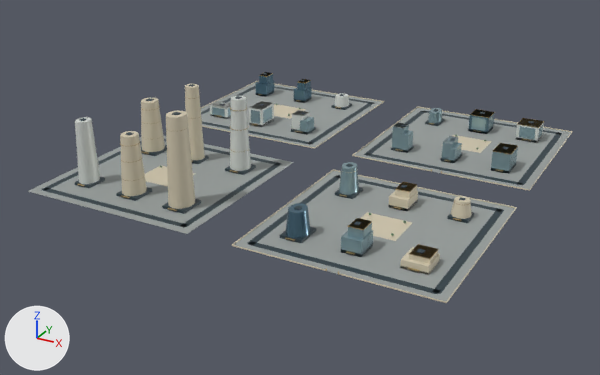
One commit to the glTF model web/public/assets/3d/ampliworld/GC-CITY-2030/GC-TILE-04-17.glb: the scene before it, then after it.
Camera for both pictures: a 50 mm lens placed at (-5334.0, -3303.0, 583.0), pointed at (-6014.0, -2066.0, -36.0). The axes (+X, +Y, +Z) are drawn at lower left. The lights are the same throughout. The older version comes first. Where no turn or scale is listed for an object, it has been applied to the vertices. Vertices at exactly the same position are counted once.

Objects in the first picture: 'GC-TILE-04-17-blue', 'GC-TILE-04-17-dark', 'GC-TILE-04-17-glass', 'GC-TILE-04-17-gold', 'GC-TILE-04-17-ivory', 'GC-TILE-04-17-paving', 'GC-TILE-04-17-white'.
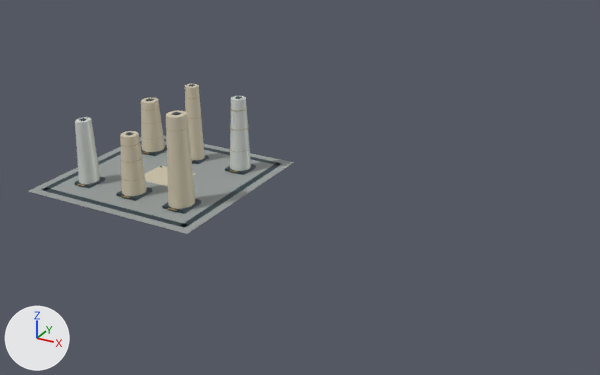
What changed in the scene script:
```text
Change me_mesh_0:
    used by ob_gc_tile_04_17_paving; location = (0.0, 0.0, 0.0)
    remove me_mesh_0.from_pydata(...)  # 32 vertices, 48 faces; spans x -6379.0..-5621.0, y -2379.0..-1621.0, z 0.0
    add me_mesh_0.from_pydata(...)  # 8 vertices, 12 faces; spans x -6379.0..-6041.0, y -2379.0..-2041.0, z 0.0
    me_mesh_0 part 1: the loose piece of 8 vertices spanning x -6379.0..-6041.0, y -1959.0..-1621.0, z 0.0 is deleted
    me_mesh_0 part 2: the loose piece of 8 vertices spanning x -5959.0..-5621.0, y -1959.0..-1621.0, z 0.0 is deleted
    me_mesh_0 part 3: the loose piece of 8 vertices spanning x -5959.0..-5621.0, y -2379.0..-2041.0, z 0.0 is deleted
Change me_mesh_1:
    used by ob_gc_tile_04_17_dark; location = (0.0, 0.0, 0.0)
    remove me_mesh_1.from_pydata(...)  # 512 vertices, 768 faces; spans x -6364.0..-5636.0, y -2364.0..-1636.0, z 0.0..161.0
    add me_mesh_1.from_pydata(...)  # 128 vertices, 192 faces; spans x -6364.0..-6056.0, y -2364.0..-2056.0, z 0.0..161.0
    me_mesh_1 part 4: 48 loose pieces with 384 vertices, spanning x -6364.0..-5636.0, y -2364.0..-1636.0, z 0.0..52.0, are deleted
Change me_mesh_2:
    used by ob_gc_tile_04_17_ivory; location = (0.0, 0.0, 0.0)
    remove me_mesh_2.from_pydata(...)  # 294 vertices, 476 faces; spans x -6380.0..-5620.0, y -2380.0..-1620.0, z 0.0..160.0
    add me_mesh_2.from_pydata(...)  # 96 vertices, 172 faces; spans x -6331.0..-6089.0, y -2323.0..-2094.0, z 0.0..160.0
    me_mesh_2 part 5: 23 loose pieces with 198 vertices, spanning x -6380.0..-5620.0, y -2380.0..-1620.0, z 0.0..33.0, are deleted
Change me_mesh_5:
    used by ob_gc_tile_04_17_gold; location = (0.0, 0.0, 0.0)
    remove me_mesh_5.from_pydata(...)  # 1030 vertices, 1776 faces; spans x -6330.0..-5668.0, y -2380.0..-1676.0, z 0.0..138.0
    add me_mesh_5.from_pydata(...)  # 444 vertices, 792 faces; spans x -6330.0..-6091.0, y -2326.0..-2096.0, z 4.0..138.0
    me_mesh_5 part 6: 47 loose pieces with 586 vertices, spanning x -6319.0..-5668.0, y -2380.0..-1676.0, z 0.0..47.0, are deleted
Change me_mesh_7:
    used by ob_gc_tile_04_17_white; location = (0.0, 0.0, 0.0)
    remove me_mesh_7.from_pydata(...)  # 138 vertices, 228 faces; spans x -6332.0..-5669.0, y -2318.0..-1677.0, z 0.0..136.0
    add me_mesh_7.from_pydata(...)  # 44 vertices, 80 faces; spans x -6326.0..-6091.0, y -2318.0..-2098.0, z 5.0..136.0
    me_mesh_7 part 7: 10 loose pieces with 94 vertices, spanning x -6332.0..-5669.0, y -1903.0..-1677.0, z 0.0..48.0, are deleted
Remove ob_gc_tile_04_17_blue:
    ob_gc_tile_04_17_blue = bpy.data.objects.new('GC-TILE-04-17-blue', me_mesh_6)
    ob_gc_tile_04_17_blue.location = (0.0, 0.0, 0.0)
Remove ob_gc_tile_04_17_glass:
    ob_gc_tile_04_17_glass = bpy.data.objects.new('GC-TILE-04-17-glass', me_mesh_8)
    ob_gc_tile_04_17_glass.location = (0.0, 0.0, 0.0)
```

Location of each change, [x1, y1, x2, y2] in pixels of the pictures (600 x 375 px):
'GC-TILE-04-17-paving', reshaped (51% narrower, 55% shorter): before [28, 82, 571, 301]; after [28, 135, 294, 234]
'GC-TILE-04-17-ivory', reshaped (81% narrower, 43% shorter): before [120, 81, 573, 303]; after [120, 84, 205, 209]
'GC-TILE-04-17-dark', reshaped (54% narrower, 35% shorter): before [42, 73, 562, 295]; after [42, 84, 281, 228]
'GC-TILE-04-17-glass', deleted: before [212, 106, 543, 257]
'GC-TILE-04-17-white', reshaped (62% narrower): before [75, 93, 544, 184]; after [75, 96, 251, 184]
'GC-TILE-04-17-blue', deleted: before [255, 72, 494, 238]
'GC-TILE-04-17-gold', reshaped (63% narrower, 43% shorter): before [77, 73, 544, 275]; after [77, 97, 249, 211]
part 1 of me_mesh_0, deleted: before [201, 82, 382, 147]
part 2 of me_mesh_0, deleted: before [355, 108, 571, 189]
part 3 of me_mesh_0, deleted: before [234, 171, 515, 301]
part 4 of me_mesh_1, deleted: before [201, 73, 562, 295]
part 5 of me_mesh_2, deleted: before [201, 81, 573, 303]
part 6 of me_mesh_5, deleted: before [214, 73, 544, 275]
part 7 of me_mesh_7, deleted: before [209, 93, 544, 144]
